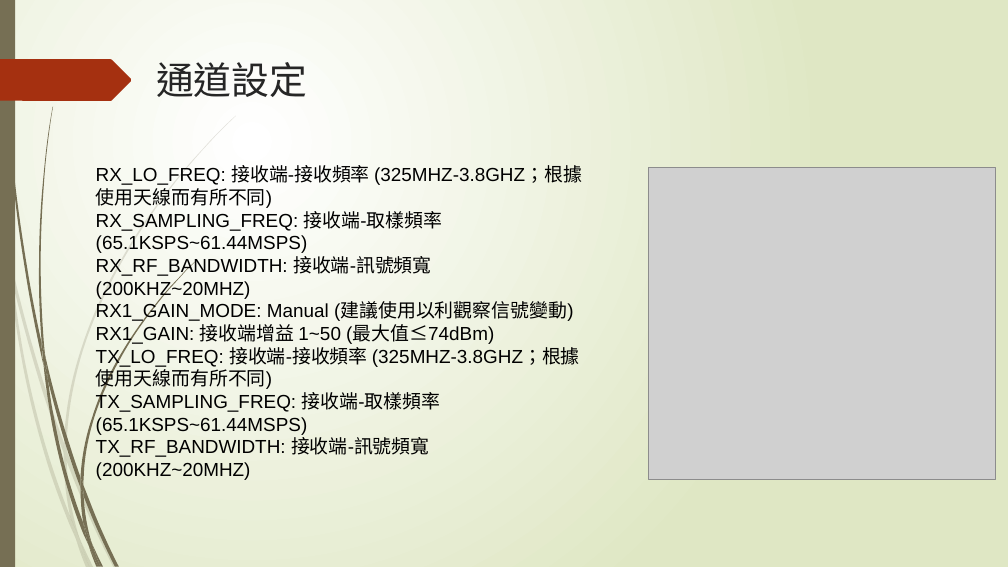
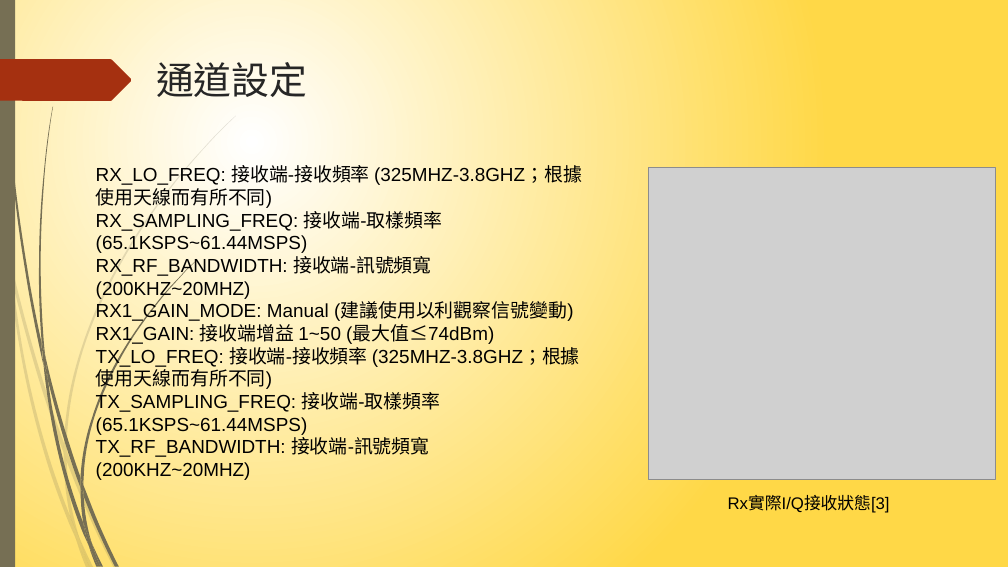
Before and after one commit to NIUWCSP/OTSM, a slide deck: slide 9 of report/以SDR實現OTSM通訊技術.pptx (slide 7 before the commit). Drawn at 1008x567 pixels with LibreOffice and Linux fonts; fonts in the diff are those of the drawing; grey boxes stand for pictures. Boxes give left, top, right and bottom in pixels: in the first picture for what was removed or moved away, otherwise in the second. Text is boxed around its words. In the diff, an @@ line names an element or a change of style, - is before the commit and + after.

```diff
--- a/report/以SDR實現OTSM通訊技術.pptx
+++ b/report/以SDR實現OTSM通訊技術.pptx
@@ background gradient #FFFFFF to #DFE8C4 to gradient #FFFFFF to #FFD847 @@
@@ text added at [728, 495, 890, 513], 16 pt, text #000000 @@
+Rx實際I/Q接收狀態[3]
```
Also in this commit, not shown: 16 other slides changed, 3 slides added, 6 other files.
